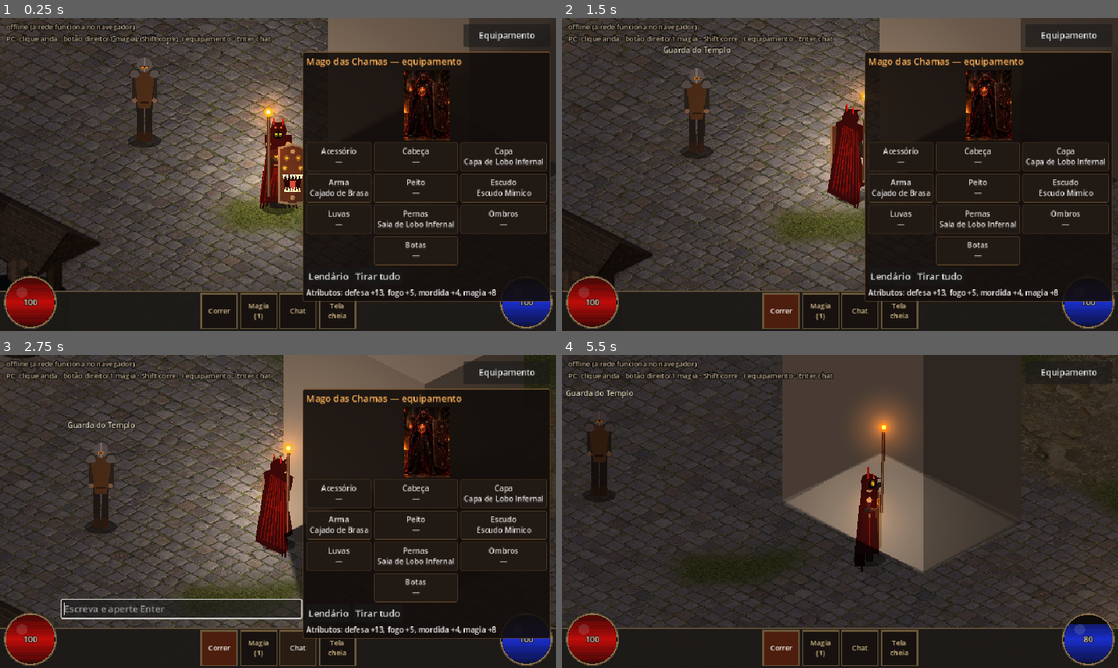
Above: before the commit, frames 1-4 (two rows, left to right).
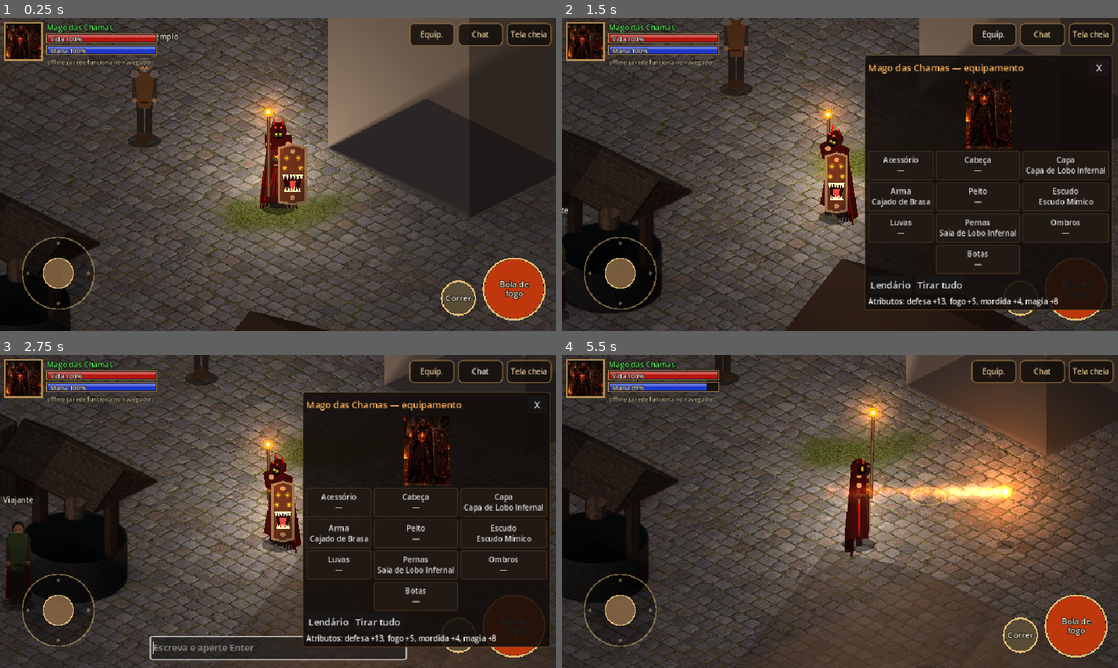
Above: after the commit, the same moments.

Repository: GuigaToledo/arson
Game: Godot game, scene res://scenes/island.tscn
Same seed, same stepped clock (60 frames per second), same inputs: the game is played once before the commit and once after it.
Inputs (mouse positions are in pixels of both pictures, inside the frame that each line leads up to):
- Up to frame 1 (0.25 s): no input
- Up to frame 2 (1.5 s): click (778, 312) at 0.5 s, where only the run before the commit has a clickable "Correr"; click (995, 33) at 1.25 s, where only the run after the commit has a clickable "Equip."
- Up to frame 3 (2.75 s): click "Chat" at 2 s
- Up to frame 4 (5.5 s): click "Equipamento" (after the commit: "X") at 2.75 s; click "Tela cheia" at 3.5 s; click (817, 649) at 4.25 s, where only the run before the commit has a clickable "Magia (1)"; tap Enter at 5 s; move the mouse to (962, 495) at 5.02 s; hold Right (ui_right) from 5.03 s (still down); tap 1 at 5.1 s; click (962, 495) at 5.17 s

The runs differ from the first frame. In frame 1, 40% of the frame differs, in the area x 0-100%, y 1-100%; in frame 2, 37%; in frame 3, 44%; in frame 4, 63%, in the area x 0-100%, y 0-100%.

Commit message:
Controles novos para celular: joystick, botão de bola de fogo e correr, retrato com barras de vida e mana, menu no topo, marcador de toque e bola de fogo visível
Co-Authored-By: Claude Opus 5.5 <noreply@anthropic.com>
Claude-Session: https://claude.ai/code/session_01SXT9RihGtgKKVUwiCkM1K9

Diff:
--- a/godot/scripts/character/player.gd
+++ b/godot/scripts/character/player.gd
@@ -5,6 +5,9 @@
 
 var target = null
 var run_toggle := false
+## Direção do joystick virtual (o HUD preenche).
+var joy := Vector2.ZERO
+var marker: TapMarker
 var camera: Camera2D
 var max_hp := 100.0
 var hp := 100.0
@@ -41,6 +44,10 @@
 	aura.position = Vector2(0, -30)
 	aura.height = 60.0
 	add_child(aura)
+	marker = TapMarker.new()
+	marker.top_level = true
+	marker.z_index = -5
+	add_child(marker)
 
 
 ## Magia: gasta mana; vira para a direção indicada (posição no mundo).
@@ -48,9 +55,15 @@
 	if mp < CAST_COST or _action_time > 0.0:
 		return
 	mp -= CAST_COST
-	if world_pos != null:
-		facing = Iso.dir_from_vector(world_pos - global_position)
-	play_action("cast", 0.6)
+	var d := Iso.dir_vector(facing)
+	if world_pos != null and (world_pos - global_position).length() > 4.0:
+		d = (world_pos - global_position).normalized()
+		facing = Iso.dir_from_vector(d)
+	play_action("cast", 0.5)
+	var fb := Fireball.new()
+	fb.dir = d
+	fb.global_position = global_position + Iso.ground_velocity(d, 1.0) * 18.0
+	get_parent().add_child(fb)
 
 
 func _process(delta: float) -> void:
@@ -62,6 +75,7 @@
 	var mb := ev as InputEventMouseButton
 	if mb and mb.pressed and mb.button_index == MOUSE_BUTTON_LEFT:
 		target = get_global_mouse_position()
+		marker.show_at(target)
 	if mb and mb.pressed and mb.button_index == MOUSE_BUTTON_RIGHT:
 		cast_at(get_global_mouse_position())
 	var mm := ev as InputEventMouseMotion
@@ -80,6 +94,8 @@
 		if Input.is_physical_key_pressed(KEY_D): d.x += 1
 		if Input.is_physical_key_pressed(KEY_W): d.y -= 1
 		if Input.is_physical_key_pressed(KEY_S): d.y += 1
+	if joy.length() > 0.15:
+		d = joy
 	if d != Vector2.ZERO:
 		target = null
 	elif target != null:
@@ -93,3 +109,29 @@
 	move(d, run_toggle or Input.is_physical_key_pressed(KEY_SHIFT), delta)
 	if target != null and velocity == Vector2.ZERO:
 		target = null
+
+
+## Marcador no chão onde você tocou para andar.
+class TapMarker:
+	extends Node2D
+	var _t := 1.0
+
+	func show_at(p: Vector2) -> void:
+		global_position = p
+		_t = 0.0
+		queue_redraw()
+
+	func _process(delta: float) -> void:
+		if _t < 1.0:
+			_t += delta * 1.8
+			queue_redraw()
+
+	func _draw() -> void:
+		if _t >= 1.0:
+			return
+		var a := 1.0 - _t
+		var r := 10.0 + _t * 10.0
+		draw_set_transform(Vector2.ZERO, 0.0, Vector2(1, 0.5))
+		draw_arc(Vector2.ZERO, r, 0, TAU, 24, Color(1, 0.75, 0.35, a), 2.0)
+		draw_arc(Vector2.ZERO, r * 0.5, 0, TAU, 16, Color(1, 0.75, 0.35, a * 0.6), 1.5)
+		draw_set_transform(Vector2.ZERO, 0.0, Vector2.ONE)
--- a/godot/scripts/ui/equipment_panel.gd
+++ b/godot/scripts/ui/equipment_panel.gd
@@ -41,32 +41,28 @@
 	root.mouse_filter = Control.MOUSE_FILTER_IGNORE
 	add_child(root)
 
-	var toggle := Button.new()
-	toggle.text = "Equipamento"
-	toggle.add_theme_font_size_override("font_size", 15)
-	toggle.focus_mode = Control.FOCUS_NONE
-	toggle.set_anchors_preset(Control.PRESET_TOP_RIGHT)
-	toggle.offset_left = -160
-	toggle.offset_right = -10
-	toggle.offset_top = 10
-	toggle.offset_bottom = 50
-	toggle.pressed.connect(func(): panel.visible = not panel.visible)
-	root.add_child(toggle)
-
 	panel = PanelContainer.new()
 	panel.add_theme_stylebox_override("panel", _style(Color(0.07, 0.05, 0.04, 0.88), Color(0.45, 0.32, 0.18)))
 	panel.set_anchors_preset(Control.PRESET_TOP_RIGHT)
 	panel.grow_horizontal = Control.GROW_DIRECTION_BEGIN
 	panel.offset_left = -340
 	panel.offset_right = -10
-	panel.offset_top = 58
+	panel.offset_top = 64
 	root.add_child(panel)
 	var vb := VBoxContainer.new()
 	panel.add_child(vb)
+	var top := HBoxContainer.new()
+	vb.add_child(top)
 	var title := Label.new()
+	title.size_flags_horizontal = Control.SIZE_EXPAND_FILL
 	title.text = "Mago das Chamas — equipamento"
 	title.add_theme_color_override("font_color", Color(1, 0.7, 0.35))
-	vb.add_child(title)
+	top.add_child(title)
+	var close := Button.new()
+	close.text = "  X  "
+	close.focus_mode = Control.FOCUS_NONE
+	close.pressed.connect(func(): panel.visible = false)
+	top.add_child(close)
 	var portrait := TextureRect.new()
 	portrait.texture = load("res://assets/ui/retrato_mago.jpg")
 	portrait.custom_minimum_size = Vector2(0, 120)
@@ -106,7 +102,7 @@
 	stats_label.custom_minimum_size = Vector2(300, 0)
 	vb.add_child(stats_label)
 
-	panel.visible = not DisplayServer.is_touchscreen_available()
+	panel.visible = false
 
 
 func _unhandled_input(ev: InputEvent) -> void:
@@ -149,3 +145,7 @@
 	for k in d:
 		parts.append("%s +%d" % [k, d[k]])
 	return ", ".join(parts)
+
+
+func toggle() -> void:
+	panel.visible = not panel.visible
--- a/godot/scripts/ui/hud.gd
+++ b/godot/scripts/ui/hud.gd
@@ -1,25 +1,33 @@
 class_name Hud
 extends CanvasLayer
-## HUD no estilo Diablo 2: globo de vida (esquerda), globo de mana (direita),
-## barra de pedra com atalhos no centro, nomes sobre os personagens e chat.
+## Controles pensados para o celular (e que também funcionam no PC):
+## - joystick à esquerda embaixo (ou toque no chão para andar)
+## - botão grande de Bola de Fogo e botão de Correr à direita embaixo
+## - retrato com vida e mana no canto superior esquerdo
+## - menu (Equipamento, Chat, Tela cheia) no canto superior direito
+
+const EMU := InputEvent.DEVICE_ID_EMULATION
+const MOUSE_JOY := 999
 
 var player: Player
 var net: NetSync
-var status: Label
+var panel: EquipmentPanel
+var bars: StatusBars
+var joystick: Joystick
+var fire_btn: RoundButton
+var run_btn: RoundButton
 var chat_log: Label
 var chat_input: LineEdit
 var rotate_msg: Label
 var names: NameTags
-var life: Globe
-var mana: Globe
+var _joy_idx := -1
 var _lines: PackedStringArray = PackedStringArray()
 
-const BAR_H := 92.0
-
-
-func bind(p: Player, n: NetSync) -> void:
+
+func bind(p: Player, n: NetSync, eq_panel: EquipmentPanel = null) -> void:
 	player = p
 	net = n
+	panel = eq_panel
 	_build()
 	net.chat_received.connect(_on_chat)
 
@@ -34,24 +42,21 @@
 	return l
 
 
-func _slot(text: String, cb: Callable, toggle := false) -> Button:
+func _menu_btn(text: String, cb: Callable) -> Button:
 	var b := Button.new()
 	b.text = text
 	b.focus_mode = Control.FOCUS_NONE
-	b.toggle_mode = toggle
-	b.custom_minimum_size = Vector2(64, 62)
-	b.add_theme_font_size_override("font_size", 12)
-	b.add_theme_color_override("font_color", Color(0.85, 0.75, 0.55))
+	b.custom_minimum_size = Vector2(78, 40)
+	b.add_theme_font_size_override("font_size", 13)
+	b.add_theme_color_override("font_color", Color(0.92, 0.82, 0.6))
 	for st in ["normal", "hover", "pressed"]:
 		var sb := StyleBoxFlat.new()
-		sb.bg_color = Color(0.09, 0.07, 0.06) if st == "normal" else (Color(0.16, 0.11, 0.07) if st == "hover" else Color(0.3, 0.12, 0.05))
-		sb.border_color = Color(0.42, 0.34, 0.22)
+		sb.bg_color = Color(0.08, 0.06, 0.05, 0.85) if st != "pressed" else Color(0.3, 0.12, 0.05, 0.9)
+		sb.border_color = Color(0.5, 0.38, 0.22)
 		sb.set_border_width_all(2)
+		sb.set_corner_radius_all(8)
 		b.add_theme_stylebox_override(st, sb)
-	if toggle:
-		b.toggled.connect(cb)
-	else:
-		b.pressed.connect(cb)
+	b.pressed.connect(cb)
 	return b
 
 
@@ -66,57 +71,58 @@
 	names.mouse_filter = Control.MOUSE_FILTER_IGNORE
 	root.add_child(names)
 
-	status = _label(12, Color(0.8, 0.72, 0.6))
-	status.position = Vector2(10, 6)
-	root.add_child(status)
-
-	# barra de pedra
-	var bar := Panel.new()
-	var sb := StyleBoxFlat.new()
-	sb.bg_color = Color(0.11, 0.1, 0.09, 0.96)
-	sb.border_color = Color(0.36, 0.3, 0.22)
-	sb.border_width_top = 3
-	bar.add_theme_stylebox_override("panel", sb)
-	bar.set_anchors_preset(Control.PRESET_BOTTOM_WIDE)
-	bar.offset_top = -BAR_H + 22
-	bar.mouse_filter = Control.MOUSE_FILTER_STOP
-	root.add_child(bar)
-
-	var slots := HBoxContainer.new()
-	slots.set_anchors_preset(Control.PRESET_CENTER_BOTTOM)
-	slots.grow_horizontal = Control.GROW_DIRECTION_BOTH
-	slots.grow_vertical = Control.GROW_DIRECTION_BEGIN
-	slots.offset_bottom = -4
-	slots.add_theme_constant_override("separation", 4)
-	root.add_child(slots)
-	slots.add_child(_slot("Correr", func(on): player.run_toggle = on, true))
-	slots.add_child(_slot("Magia\n(1)", func(): player.cast_at()))
-	slots.add_child(_slot("Chat", _open_chat))
-	slots.add_child(_slot("Tela\ncheia", _fullscreen))
-
-	life = Globe.new()
-	life.fill = Color(0.75, 0.05, 0.04)
-	life.set_anchors_preset(Control.PRESET_BOTTOM_LEFT)
-	life.offset_left = 6
-	life.offset_top = -BAR_H - 4
-	life.offset_right = 6 + BAR_H
-	life.offset_bottom = -4
-	root.add_child(life)
-	mana = Globe.new()
-	mana.fill = Color(0.1, 0.18, 0.8)
-	mana.set_anchors_preset(Control.PRESET_BOTTOM_RIGHT)
-	mana.offset_left = -6 - BAR_H
-	mana.offset_top = -BAR_H - 4
-	mana.offset_right = -6
-	mana.offset_bottom = -4
-	root.add_child(mana)
+	bars = StatusBars.new()
+	bars.position = Vector2(8, 8)
+	bars.size = Vector2(280, 84)
+	bars.portrait = load("res://assets/ui/retrato_mago.jpg")
+	root.add_child(bars)
+
+	var menu := HBoxContainer.new()
+	menu.set_anchors_preset(Control.PRESET_TOP_RIGHT)
+	menu.grow_horizontal = Control.GROW_DIRECTION_BEGIN
+	menu.offset_right = -8
+	menu.offset_top = 8
+	menu.add_theme_constant_override("separation", 6)
+	root.add_child(menu)
+	menu.add_child(_menu_btn("Equip.", _toggle_panel))
+	menu.add_child(_menu_btn("Chat", _open_chat))
+	menu.add_child(_menu_btn("Tela cheia", _fullscreen))
+
+	joystick = Joystick.new()
+	joystick.set_anchors_preset(Control.PRESET_BOTTOM_LEFT)
+	joystick.offset_left = 10
+	joystick.offset_top = -190
+	joystick.offset_right = 190
+	joystick.offset_bottom = -10
+	joystick.mouse_filter = Control.MOUSE_FILTER_IGNORE
+	root.add_child(joystick)
+
+	fire_btn = RoundButton.new()
+	fire_btn.text = "Bola de\nfogo"
+	fire_btn.color = Color(0.75, 0.22, 0.05)
+	fire_btn.set_anchors_preset(Control.PRESET_BOTTOM_RIGHT)
+	fire_btn.offset_left = -128
+	fire_btn.offset_top = -128
+	fire_btn.offset_right = -18
+	fire_btn.offset_bottom = -18
+	root.add_child(fire_btn)
+
+	run_btn = RoundButton.new()
+	run_btn.text = "Correr"
+	run_btn.color = Color(0.35, 0.3, 0.22)
+	run_btn.set_anchors_preset(Control.PRESET_BOTTOM_RIGHT)
+	run_btn.offset_left = -200
+	run_btn.offset_top = -88
+	run_btn.offset_right = -138
+	run_btn.offset_bottom = -26
+	root.add_child(run_btn)
 
 	chat_log = _label(13, Color(0.95, 0.9, 0.6))
-	chat_log.set_anchors_preset(Control.PRESET_BOTTOM_LEFT)
-	chat_log.offset_left = BAR_H + 14
-	chat_log.offset_top = -BAR_H - 130
-	chat_log.offset_bottom = -BAR_H + 10
-	chat_log.offset_right = 520
+	chat_log.set_anchors_preset(Control.PRESET_CENTER_BOTTOM)
+	chat_log.offset_left = -220
+	chat_log.offset_right = 220
+	chat_log.offset_top = -170
+	chat_log.offset_bottom = -60
 	chat_log.vertical_alignment = VERTICAL_ALIGNMENT_BOTTOM
 	chat_log.autowrap_mode = TextServer.AUTOWRAP_WORD_SMART
 	root.add_child(chat_log)
@@ -124,11 +130,11 @@
 	chat_input = LineEdit.new()
 	chat_input.placeholder_text = "Escreva e aperte Enter"
 	chat_input.max_length = 120
-	chat_input.set_anchors_preset(Control.PRESET_BOTTOM_LEFT)
-	chat_input.offset_left = BAR_H + 14
-	chat_input.offset_right = 520
-	chat_input.offset_top = -BAR_H - 36 + 10
-	chat_input.offset_bottom = -BAR_H + 4
+	chat_input.set_anchors_preset(Control.PRESET_CENTER_BOTTOM)
+	chat_input.offset_left = -220
+	chat_input.offset_right = 220
+	chat_input.offset_top = -54
+	chat_input.offset_bottom = -16
 	chat_input.visible = false
 	chat_input.text_submitted.connect(_on_submit)
 	root.add_child(chat_input)
@@ -141,17 +147,89 @@
 	root.add_child(rotate_msg)
 
 
+# ------------------------------------------------------------ toque e mouse
+func _input(ev: InputEvent) -> void:
+	if player == null:
+		return
+	var st := ev as InputEventScreenTouch
+	if st:
+		if st.pressed:
+			if _start(st.position, st.index):
+				get_viewport().set_input_as_handled()
+		elif st.index == _joy_idx:
+			_release_joy()
+			get_viewport().set_input_as_handled()
+		return
+	var sd := ev as InputEventScreenDrag
+	if sd:
+		if sd.index == _joy_idx:
+			_move_joy(sd.position)
+			get_viewport().set_input_as_handled()
+		return
+	var mb := ev as InputEventMouseButton
+	if mb and mb.button_index == MOUSE_BUTTON_LEFT:
+		if mb.device == EMU:
+			if mb.pressed and _over_controls(mb.position):
+				get_viewport().set_input_as_handled()
+			return
+		if mb.pressed and _start(mb.position, MOUSE_JOY):
+			get_viewport().set_input_as_handled()
+		elif not mb.pressed and _joy_idx == MOUSE_JOY:
+			_release_joy()
+			get_viewport().set_input_as_handled()
+		return
+	var mm := ev as InputEventMouseMotion
+	if mm:
+		if mm.device == EMU and _joy_idx >= 0:
+			get_viewport().set_input_as_handled()
+		elif mm.device != EMU and _joy_idx == MOUSE_JOY:
+			_move_joy(mm.position)
+			get_viewport().set_input_as_handled()
+
+
+func _over_controls(pos: Vector2) -> bool:
+	return joystick.hit(pos) or fire_btn.hit(pos) or run_btn.hit(pos)
+
+
+func _start(pos: Vector2, idx: int) -> bool:
+	if fire_btn.hit(pos):
+		fire_btn.flash()
+		player.cast_at()
+		return true
+	if run_btn.hit(pos):
+		player.run_toggle = not player.run_toggle
+		run_btn.active = player.run_toggle
+		run_btn.queue_redraw()
+		return true
+	if joystick.hit(pos) and _joy_idx == -1:
+		_joy_idx = idx
+		_move_joy(pos)
+		return true
+	return false
+
+
+func _move_joy(pos: Vector2) -> void:
+	player.joy = joystick.set_point(pos)
+	player.target = null
+
+
+func _release_joy() -> void:
+	_joy_idx = -1
+	joystick.reset()
+	player.joy = Vector2.ZERO
+
+
 func _process(_d: float) -> void:
 	if player == null:
 		return
 	var online := ("%d online%s" % [net.online_count, " · anfitrião" if net.is_host else ""]) if net.enabled else ""
-	status.text = "%s  %s\nPC: clique anda · botão direito/1 magia · Shift corre · I equipamento · Enter chat" % [net.status, online]
-	life.ratio = player.hp / player.max_hp
-	mana.ratio = player.mp / player.max_mp
-	life.label = "%d" % player.hp
-	mana.label = "%d" % player.mp
-	life.queue_redraw()
-	mana.queue_redraw()
+	bars.hp = player.hp / player.max_hp
+	bars.mp = player.mp / player.max_mp
+	bars.title = player.display_name if player.display_name != "" else "Mago das Chamas"
+	bars.sub = "%s %s" % [net.status, online]
+	bars.queue_redraw()
+	fire_btn.enabled = player.mp >= Player.CAST_COST
+	fire_btn.queue_redraw()
 	var vs := get_viewport().get_visible_rect().size
 	rotate_msg.visible = vs.y > vs.x * 1.1
 	names.queue_redraw()
@@ -162,6 +240,11 @@
 	if k and k.pressed and not k.echo and (k.keycode == KEY_ENTER or k.keycode == KEY_KP_ENTER) and not chat_input.visible:
 		_open_chat()
 		get_viewport().set_input_as_handled()
+
+
+func _toggle_panel() -> void:
+	if panel:
+		panel.toggle()
 
 
 func _open_chat() -> void:
@@ -180,7 +263,7 @@
 
 func _on_chat(who: String, text: String) -> void:
 	_lines.append("%s: %s" % [who, text])
-	while _lines.size() > 6:
+	while _lines.size() > 5:
 		_lines.remove_at(0)
 	chat_log.text = "\n".join(_lines)
 
@@ -192,35 +275,115 @@
 		DisplayServer.window_set_mode(DisplayServer.WINDOW_MODE_FULLSCREEN)
 
 
-## Globo de vida/mana: esfera de vidro com líquido no nível atual.
-class Globe:
+## Joystick virtual: base redonda e "pino" que segue o dedo.
+class Joystick:
 	extends Control
-	var fill := Color.RED
-	var ratio := 1.0
-	var label := ""
+	const R := 62.0
+	var knob := Vector2.ZERO
+
+	func center() -> Vector2:
+		return get_global_rect().get_center()
+
+	func hit(pos: Vector2) -> bool:
+		return pos.distance_to(center()) < R * 1.6
+
+	func set_point(pos: Vector2) -> Vector2:
+		knob = (pos - center()).limit_length(R)
+		queue_redraw()
+		return knob / R
+
+	func reset() -> void:
+		knob = Vector2.ZERO
+		queue_redraw()
+
+	func _draw() -> void:
+		var c := size * 0.5
+		draw_circle(c, R, Color(0, 0, 0, 0.35))
+		draw_arc(c, R, 0, TAU, 48, Color(0.85, 0.7, 0.45, 0.5), 2.5)
+		for a in 4:
+			var d := Vector2.RIGHT.rotated(a * PI / 2) * (R - 10)
+			draw_circle(c + d, 3, Color(0.85, 0.7, 0.45, 0.4))
+		draw_circle(c + knob, 26, Color(0.55, 0.42, 0.28, 0.85))
+		draw_arc(c + knob, 26, 0, TAU, 32, Color(1, 0.85, 0.55, 0.8), 2.0)
+
+
+## Botão redondo de ação.
+class RoundButton:
+	extends Control
+	var text := ""
+	var color := Color.RED
+	var active := false
+	var enabled := true
+	var _flash := 0.0
 
 	func _ready() -> void:
 		mouse_filter = Control.MOUSE_FILTER_IGNORE
 
+	func hit(pos: Vector2) -> bool:
+		var r := get_global_rect()
+		return pos.distance_to(r.get_center()) < r.size.x * 0.55
+
+	func flash() -> void:
+		_flash = 1.0
+
+	func _process(delta: float) -> void:
+		if _flash > 0.0:
+			_flash = maxf(0.0, _flash - delta * 4.0)
+			queue_redraw()
+
 	func _draw() -> void:
 		var c := size * 0.5
-		var r := minf(size.x, size.y) * 0.5 - 4.0
-		draw_circle(c, r + 4.0, Color(0.3, 0.25, 0.18))
-		draw_circle(c, r + 1.5, Color(0.05, 0.04, 0.04))
-		var level := c.y + r - 2.0 * r * clampf(ratio, 0.0, 1.0)
-		var y := c.y - r
-		while y <= c.y + r:
-			if y >= level:
-				var dx := sqrt(maxf(0.0, r * r - (y - c.y) * (y - c.y)))
-				var shade := 0.55 + 0.45 * (1.0 - absf(y - c.y) / r)
-				draw_line(Vector2(c.x - dx, y), Vector2(c.x + dx, y), fill * shade, 1.2)
-			y += 1.0
-		draw_circle(c + Vector2(-r * 0.35, -r * 0.4), r * 0.22, Color(1, 1, 1, 0.12))
-		draw_arc(c, r + 1.5, 0, TAU, 48, Color(0.55, 0.45, 0.3), 2.0)
+		var r := minf(size.x, size.y) * 0.5
+		var col := color if enabled else color.darkened(0.6)
+		if active:
+			col = col.lightened(0.35)
+		draw_circle(c, r, Color(0, 0, 0, 0.45))
+		draw_circle(c, r - 4, col.lerp(Color(1, 0.9, 0.6), _flash * 0.6))
+		draw_arc(c, r - 2, 0, TAU, 48, Color(0.95, 0.8, 0.5, 0.9), 3.0)
 		var font := ThemeDB.fallback_font
-		var w := font.get_string_size(label, HORIZONTAL_ALIGNMENT_LEFT, -1, 14).x
-		draw_string_outline(font, c + Vector2(-w * 0.5, 5), label, HORIZONTAL_ALIGNMENT_LEFT, -1, 14, 4, Color.BLACK)
-		draw_string(font, c + Vector2(-w * 0.5, 5), label, HORIZONTAL_ALIGNMENT_LEFT, -1, 14, Color(0.95, 0.9, 0.8))
+		var lines := text.split("\n")
+		for i in lines.size():
+			var w := font.get_string_size(lines[i], HORIZONTAL_ALIGNMENT_LEFT, -1, 14).x
+			var y := c.y + 5 + (i - (lines.size() - 1) * 0.5) * 16
+			draw_string_outline(font, Vector2(c.x - w * 0.5, y), lines[i], HORIZONTAL_ALIGNMENT_LEFT, -1, 14, 4, Color.BLACK)
+			draw_string(font, Vector2(c.x - w * 0.5, y), lines[i], HORIZONTAL_ALIGNMENT_LEFT, -1, 14, Color(1, 0.95, 0.85))
+
+
+## Retrato + barras de vida e mana.
+class StatusBars:
+	extends Control
+	var portrait: Texture2D
+	var hp := 1.0
+	var mp := 1.0
+	var title := ""
+	var sub := ""
+
+	func _ready() -> void:
+		mouse_filter = Control.MOUSE_FILTER_IGNORE
+
+	func _bar(pos: Vector2, w: float, v: float, col: Color, label: String) -> void:
+		draw_rect(Rect2(pos, Vector2(w, 16)), Color(0, 0, 0, 0.6))
+		draw_rect(Rect2(pos + Vector2(2, 2), Vector2((w - 4) * clampf(v, 0, 1), 12)), col)
+		draw_rect(Rect2(pos + Vector2(2, 2), Vector2((w - 4) * clampf(v, 0, 1), 4)), col.lightened(0.3))
+		draw_rect(Rect2(pos, Vector2(w, 16)), Color(0.6, 0.48, 0.3), false, 1.5)
+		var font := ThemeDB.fallback_font
+		draw_string_outline(font, pos + Vector2(6, 13), label, HORIZONTAL_ALIGNMENT_LEFT, -1, 11, 3, Color.BLACK)
+		draw_string(font, pos + Vector2(6, 13), label, HORIZONTAL_ALIGNMENT_LEFT, -1, 11, Color(1, 0.95, 0.9))
+
+	func _draw() -> void:
+		draw_rect(Rect2(0, 0, 64, 64), Color(0, 0, 0, 0.6))
+		if portrait:
+			var ts := portrait.get_size()
+			var side := minf(ts.x, ts.y * 0.66)
+			draw_texture_rect_region(portrait, Rect2(2, 2, 60, 60), Rect2((ts.x - side) * 0.5, 0, side, side))
+		draw_rect(Rect2(0, 0, 64, 64), Color(0.7, 0.55, 0.32), false, 2.0)
+		var font := ThemeDB.fallback_font
+		draw_string_outline(font, Vector2(72, 13), title, HORIZONTAL_ALIGNMENT_LEFT, -1, 13, 4, Color.BLACK)
+		draw_string(font, Vector2(72, 13), title, HORIZONTAL_ALIGNMENT_LEFT, -1, 13, Color(0.4, 0.95, 0.4))
+		_bar(Vector2(72, 19), 190, hp, Color(0.72, 0.08, 0.06), "Vida %d%%" % int(hp * 100))
+		_bar(Vector2(72, 39), 190, mp, Color(0.12, 0.22, 0.8), "Mana %d%%" % int(mp * 100))
+		draw_string_outline(font, Vector2(72, 72), sub, HORIZONTAL_ALIGNMENT_LEFT, 210, 10, 3, Color.BLACK)
+		draw_string(font, Vector2(72, 72), sub, HORIZONTAL_ALIGNMENT_LEFT, 210, 10, Color(0.85, 0.78, 0.65))
 
 
 ## Nomes sobre as cabeças (verde para jogadores; branco para NPCs).
@@ -233,7 +396,7 @@
 			var actor := a as Actor
 			if actor == null or actor.display_name == "":
 				continue
-			var pos := actor.get_global_transform_with_canvas() * Vector2(0, -90)
+			var pos := actor.get_global_transform_with_canvas() * Vector2(0, -92)
 			var col := Color(0.92, 0.88, 0.78) if actor is Npc else Color(0.35, 0.95, 0.35)
 			var w := font.get_string_size(actor.display_name, HORIZONTAL_ALIGNMENT_LEFT, -1, 13).x
 			var at := pos + Vector2(-w * 0.5, 0)
--- /dev/null
+++ b/godot/scripts/world/fireball.gd
@@ -0,0 +1,86 @@
+class_name Fireball
+extends Node2D
+## Bola de fogo: voa no chão isométrico, ilumina o caminho e explode no fim.
+
+const SPEED := 420.0
+const LIFE := 0.85
+const HEIGHT := 48.0
+
+var dir := Vector2.RIGHT
+var _t := 0.0
+var _done := false
+var _light: PointLight2D
+var _trail: CPUParticles2D
+
+
+func _ready() -> void:
+	_light = LightKit.make(Color(1.0, 0.5, 0.15), 1.6, 1.4, false, 0.25)
+	_light.position = Vector2(0, -HEIGHT)
+	add_child(_light)
+	_trail = _particles(28, 0.45, 0.06, 0.12, Vector2.ZERO, 10.0)
+	_trail.local_coords = false
+	_trail.position = Vector2(0, -HEIGHT)
+	add_child(_trail)
+
+
+func _particles(amount: int, life: float, smin: float, smax: float, grav: Vector2, vel: float) -> CPUParticles2D:
+	var g := Gradient.new()
+	g.set_color(0, Color(1, 0.95, 0.7, 1))
+	g.set_color(1, Color(0.6, 0.08, 0.02, 0))
+	g.add_point(0.35, Color(1, 0.5, 0.1, 0.9))
+	var mat := CanvasItemMaterial.new()
+	mat.blend_mode = CanvasItemMaterial.BLEND_MODE_ADD
+	mat.light_mode = CanvasItemMaterial.LIGHT_MODE_UNSHADED
+	var p := CPUParticles2D.new()
+	p.amount = amount
+	p.lifetime = life
+	p.texture = LightKit.radial()
+	p.material = mat
+	p.spread = 180.0
+	p.gravity = grav
+	p.initial_velocity_min = vel * 0.3
+	p.initial_velocity_max = vel
+	p.scale_amount_min = smin
+	p.scale_amount_max = smax
+	p.color_ramp = g
+	return p
+
+
+func _process(delta: float) -> void:
+	_t += delta
+	if _done:
+		if _t > 0.9:
+			queue_free()
+		return
+	var step := Iso.ground_velocity(dir, SPEED) * delta
+	var nxt := global_position + step
+	if _t >= LIFE or (Actor.walkable.is_valid() and not Actor.walkable.call(nxt)):
+		_explode()
+		return
+	global_position = nxt
+	queue_redraw()
+
+
+func _explode() -> void:
+	_done = true
+	_t = 0.0
+	_trail.emitting = false
+	var b := _particles(60, 0.6, 0.08, 0.2, Vector2(0, -60), 160.0)
+	b.one_shot = true
+	b.explosiveness = 0.95
+	b.position = Vector2(0, -HEIGHT * 0.6)
+	add_child(b)
+	b.emitting = true
+	var tw := create_tween()
+	tw.tween_property(_light, "energy", 0.0, 0.7).from(2.6)
+	queue_redraw()
+
+
+func _draw() -> void:
+	if _done:
+		return
+	var c := Vector2(0, -HEIGHT)
+	draw_circle(c, 9.0, Color(1, 0.45, 0.1, 0.35))
+	draw_circle(c, 5.5, Color(1, 0.65, 0.2))
+	draw_circle(c, 2.8, Color(1, 0.95, 0.75))
+	PlaceholderPainter.ellipse(self, Vector2.ZERO, 8, 4, Color(0, 0, 0, 0.3))
--- a/godot/scripts/world/island.gd
+++ b/godot/scripts/world/island.gd
@@ -45,12 +45,13 @@
 	net.name = "Rede"
 	add_child(net)
 	net.setup(player, entities)
+	var ui := EquipmentPanel.new()
+	ui.layer = 2
+	add_child(ui)
+	ui.bind(player)
 	var hud := Hud.new()
 	add_child(hud)
-	hud.bind(player, net)
-	var ui := EquipmentPanel.new()
-	add_child(ui)
-	ui.bind(player)
+	hud.bind(player, net, ui)
 
 
 func _build_ground() -> void:
